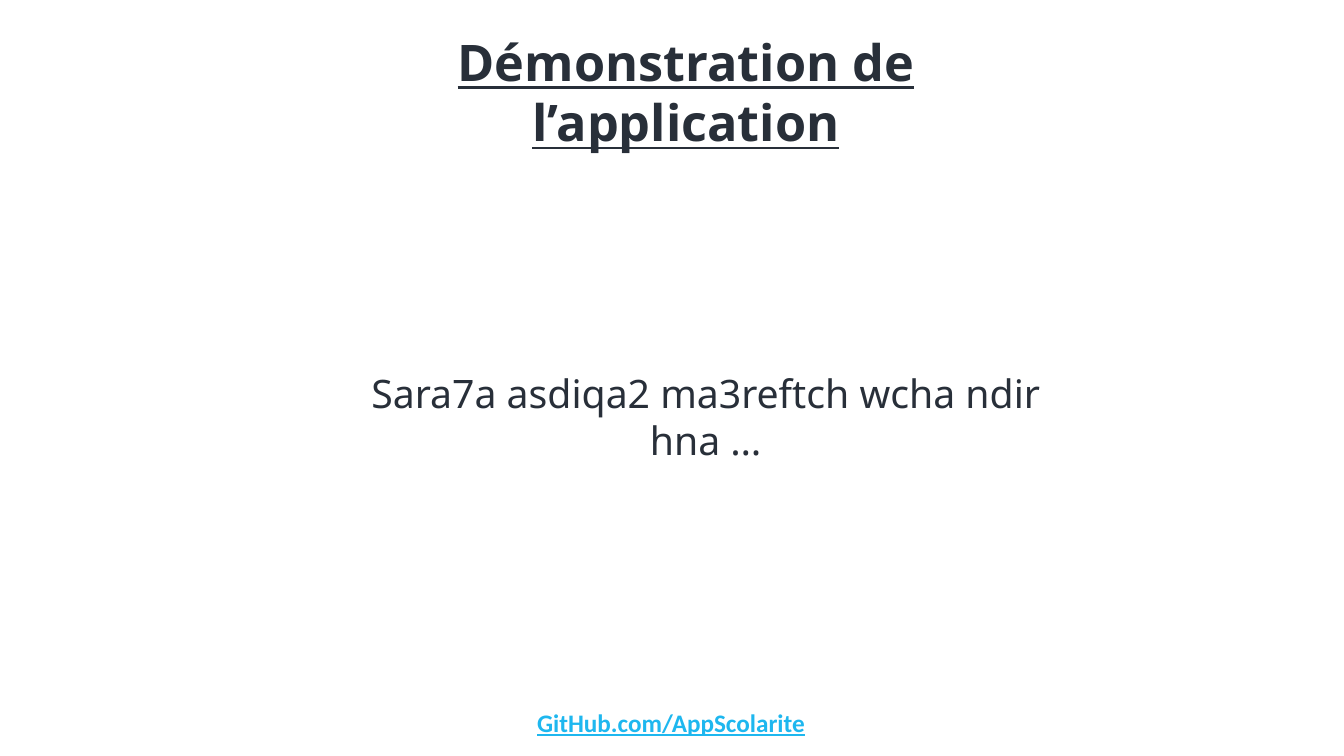
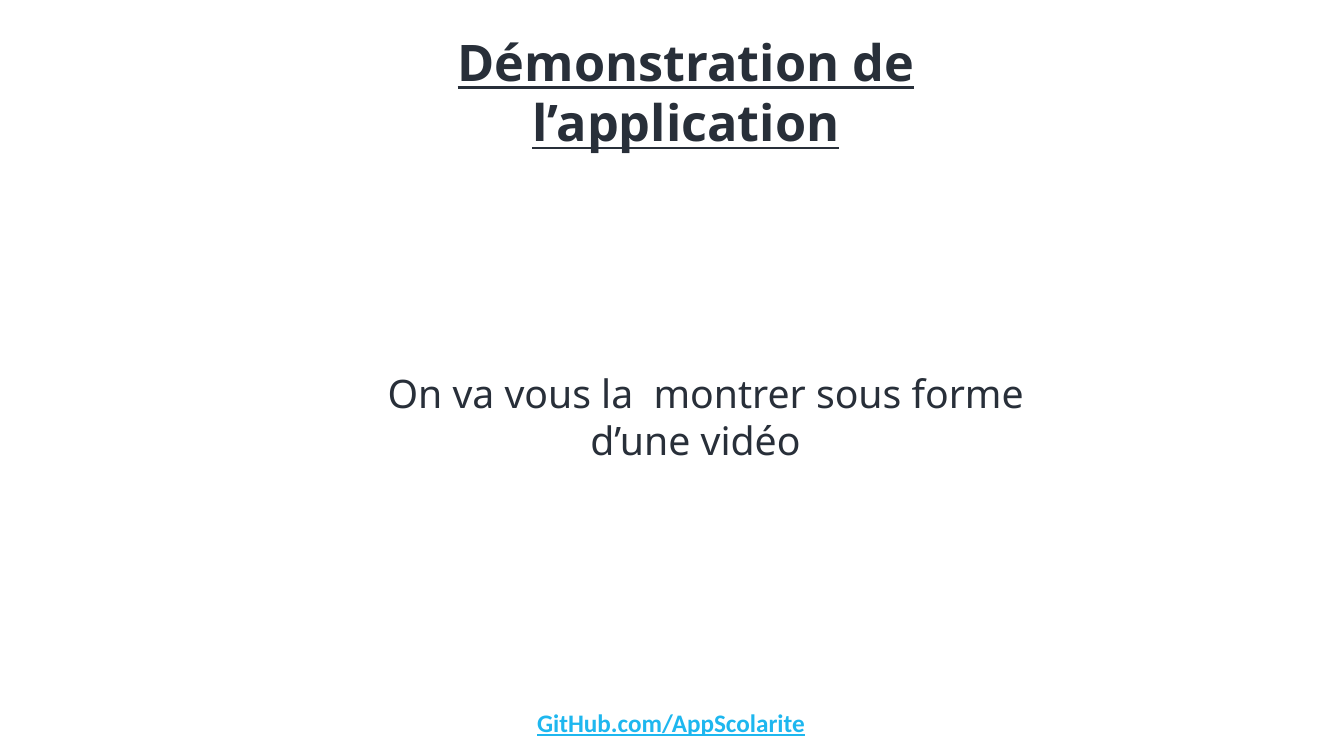
Before and after one commit to AppScolarite/AppGestionScolarite, a slide deck: slide 5 of Documents/Presentation.pptx. Drawn at 1344x756 pixels with LibreOffice and Linux fonts; fonts in the diff are those of the drawing. Boxes give left, top, right and bottom in pixels: in the first picture for what was removed or moved away, otherwise in the second. Text is boxed around its words. In the diff, an @@ line names an element or a change of style, - is before the commit and + after.

```diff
--- a/Documents/Presentation.pptx
+++ b/Documents/Presentation.pptx
@@ text at <box>388,378,1024,456</box>: text changed @@
-Sara7a asdiqa2 ma3reftch wcha ndir hna …
+On va vous la montrer sous forme d’une vidéo
```
Also in this commit, not shown: 5 other slides changed.
